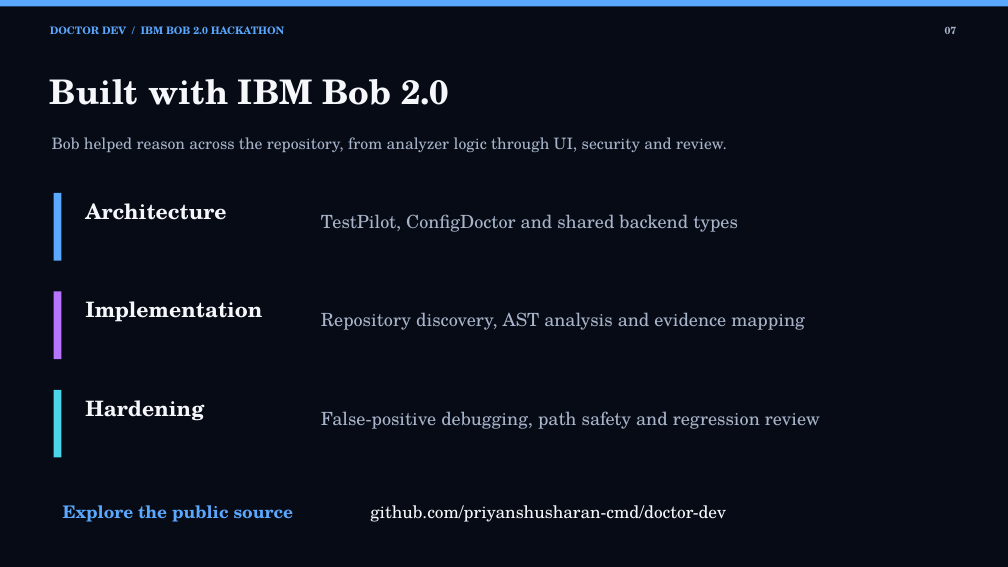
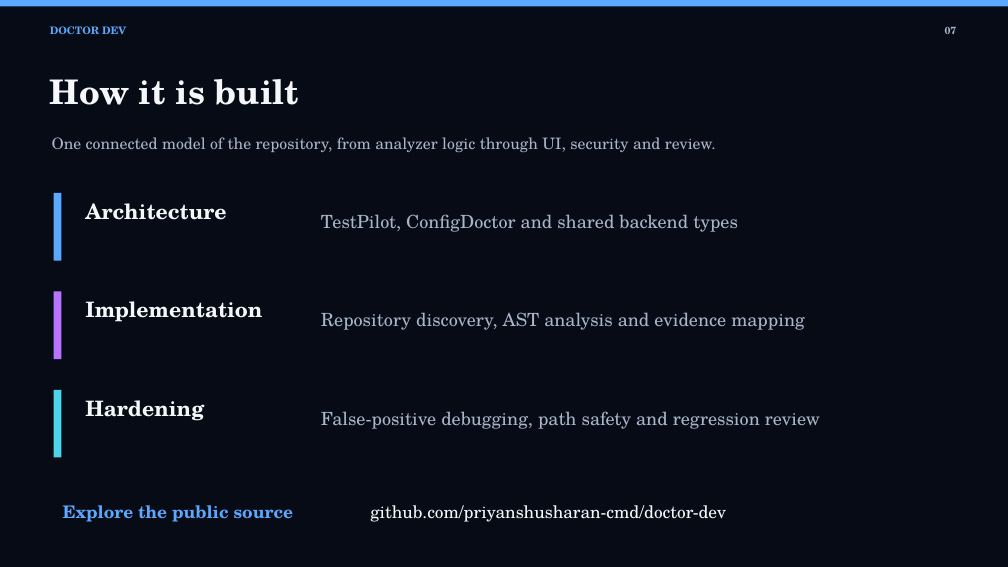
Before and after one commit to priyanshusharan-cmd/doctor-dev, a slide deck: slide 7 of submission/Doctor_Dev_Hackathon_Presentation_Deck.pptx. Drawn at 1008x567 pixels with LibreOffice and Linux fonts; fonts in the diff are those of the drawing. Boxes give left, top, right and bottom in pixels: in the first picture for what was removed or moved away, otherwise in the second. Text is boxed around its words. In the diff, an @@ line names an element or a change of style, - is before the commit and + after.

Commit message:
Redesign the analysis engine and scoring; remove IBM Bob references
Scoring
- Replace hardcoded base scores and unbounded per-gap penalties with an
  explainable model: importance-weighted test evidence, diminishing-returns
  config and security penalties, and a factor list for every deduction
- Grades now track reality: well-tested projects (express, fastify,
  requests, axios, flask, ky, got, koa) score A instead of C/D, and repos
  with no tests score F instead of D

Test evidence
- New import graph (ESM, require(), dynamic imports, Python) that follows
  tests through package entries, require('..'), workspace packages, and
  tsconfig aliases to the code they load
- Credit end-to-end tests that visit pages by URL or run files by path
- One gap per untested file, route gaps only when no test references the
  path, and auth/payment failure-path gaps judged by file path
- Word-level importance rules: "session", "token", "author", "oracle" no
  longer count as auth code

ConfigDoctor
- Distinguish services from libraries; treat variables named in docs or
  deploy config as documented
- CI checks across all workflows (legacy Node jobs, make ci, matrix tasks,
  renamed test scripts, any package manager's install)
- New security checks: committed .env files and hardcoded keys, never
  echoing values; ignore placeholders and interpolated values
- Skip docstring route examples, type tests, benchmarks, and test servers

Robustness
- Isolate pipeline stages; a failing stage becomes a warning in the result
- Parse in memory, skip minified files, analyze more files per repo

UI and docs
- "Why this score" breakdown, test evidence summary, warnings banner
- Define the missing score-bar styles (bars rendered empty)
- Replace inaccurate "AI-powered" copy with what the tool actually does
- Remove IBM Bob artifacts, docs, deck slide text, and README sections
- Add npm run eval to score real repositories; 15 new engine tests

```diff
--- a/submission/Doctor_Dev_Hackathon_Presentation_Deck.pptx
+++ b/submission/Doctor_Dev_Hackathon_Presentation_Deck.pptx
@@ text at (50, 26, 126, 34): text changed @@
-DOCTOR DEV / IBM BOB 2.0 HACKATHON
+DOCTOR DEV
@@ text at (50, 79, 299, 105): text changed @@
-Built with IBM Bob 2.0
+How it is built
@@ text at (52, 137, 716, 152): text changed @@
-Bob helped reason across the repository, from analyzer logic through UI, security and review.
+One connected model of the repository, from analyzer logic through UI, security and review.
```
Also in this commit, not shown: 7 other slides changed, 52 other files.
